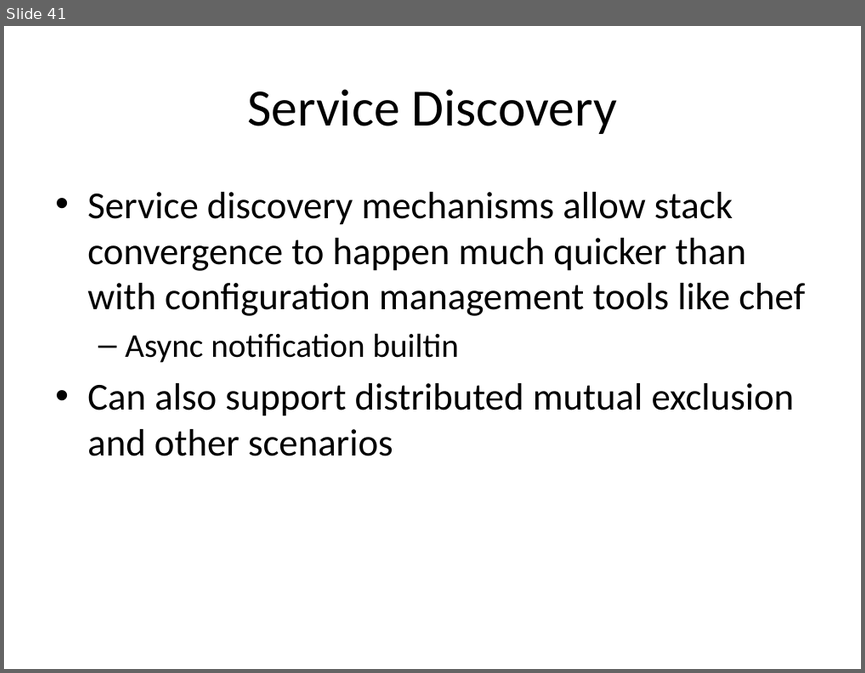
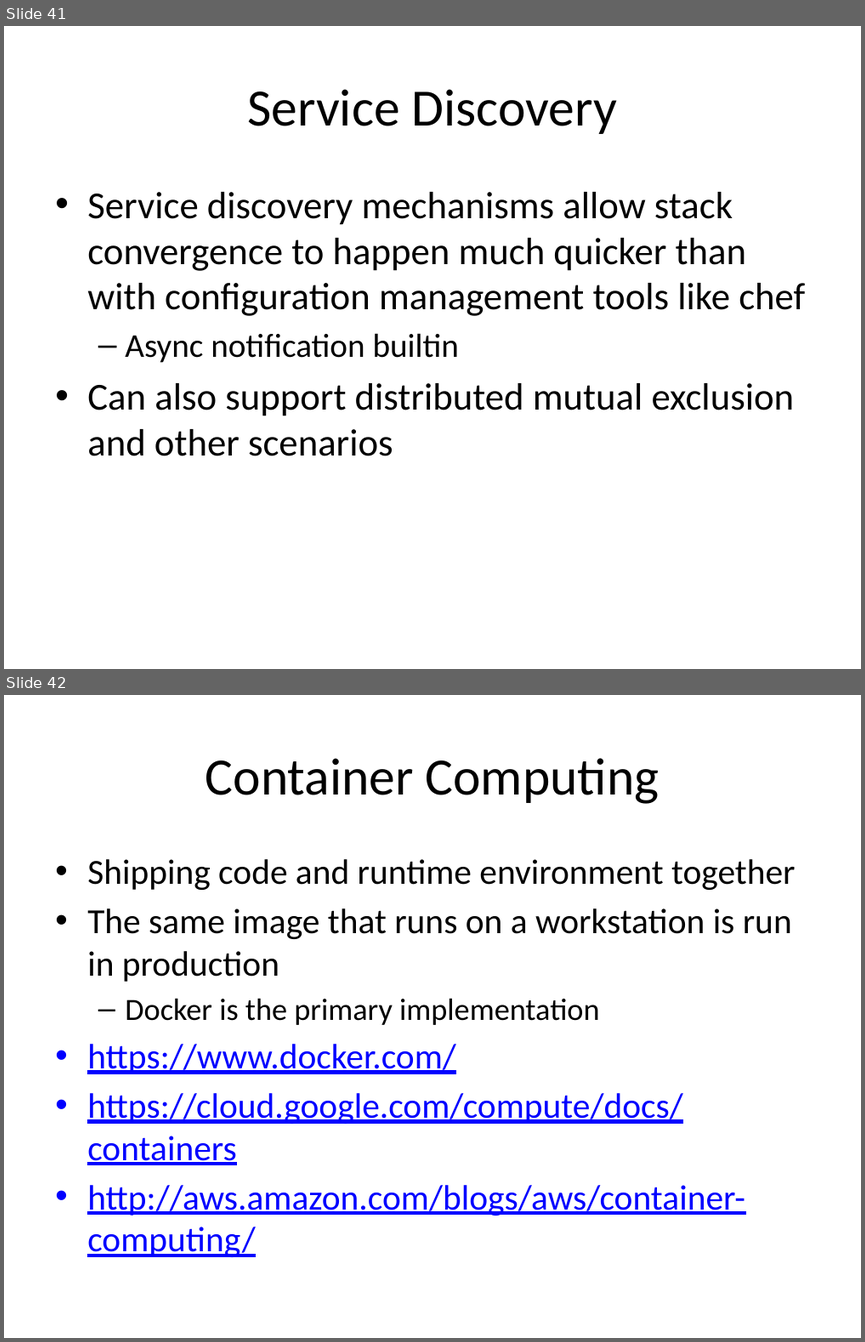
Before and after one commit to Milstein/bsu-cloud-computing, a slide deck: presentation/CloudComputingConfigurationManagement.pptx. Shown one above the other, each under a label of ours: slide 41 before the commit, slides 41 and 42 after it. The pictures are 865x673 and 865x1342 pixels, drawn with LibreOffice and Linux fonts; fonts in the diff are those of the drawing. Boxes give left, top, right and bottom in pixels: in the first picture for what was removed or moved away, otherwise in the second. Text is boxed around its words. In the diff, an @@ line names an element or a change of style, - is before the commit and + after.

```diff
--- a/presentation/CloudComputingConfigurationManagement.pptx
+++ b/presentation/CloudComputingConfigurationManagement.pptx
@@ slide 42 added at [4,695,861,1338], background #FFFFFF @@
@@ title added at [205,758,659,804], 44 pt, text #000000 @@
+Container Computing
@@ text added at [87,859,795,1257], 29.6 pt, text #000000 @@
+• Shipping code and runtime environment together
+• The same image that runs on a workstation is run in production
+  – Docker is the primary implementation
+• https://www.docker.com/
+• https://cloud.google.com/compute/docs/containers
+• http://aws.amazon.com/blogs/aws/container-computing/
```
Also in this commit, not shown: 11 slides changed, 1 other slide added, 9 other files.
